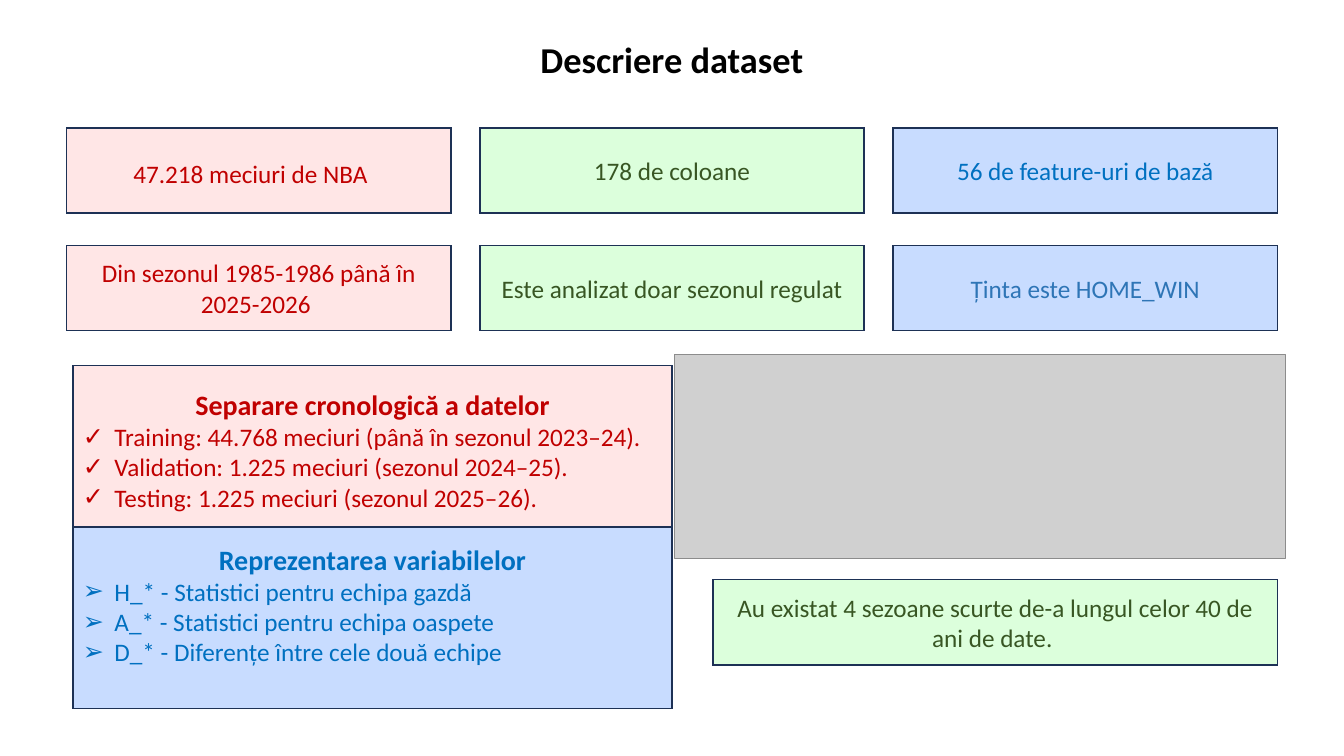
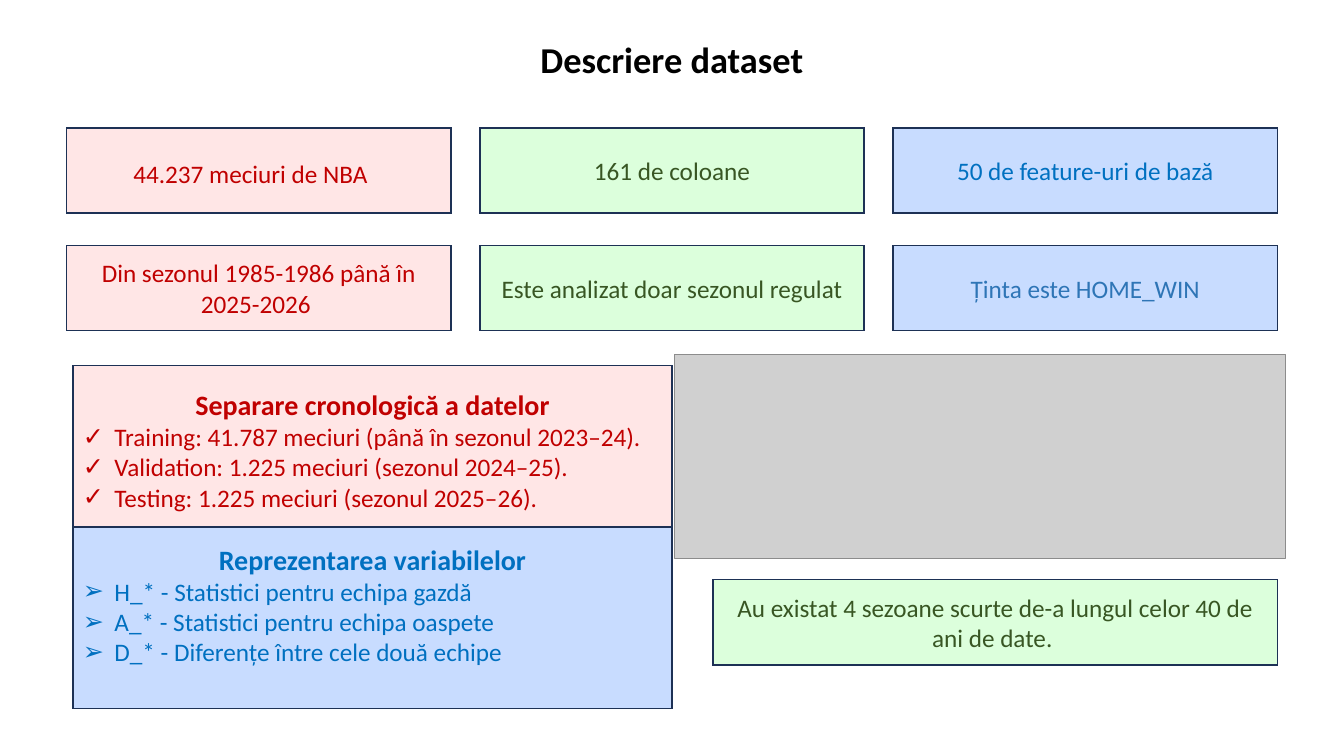
Before and after one commit to Dragos112358/Prezicere_meciuri_NBA, a slide deck: slide 4 of docs/Etapa_1/Prezentari_clasice/Prezentare_etapa_1_ro.pptx. Drawn at 1344x756 pixels with LibreOffice and Linux fonts; fonts in the diff are those of the drawing; grey boxes stand for pictures. Boxes give left, top, right and bottom in pixels: in the first picture for what was removed or moved away, otherwise in the second. Text is boxed around its words. In the diff, an @@ line names an element or a change of style, - is before the commit and + after.

```diff
--- a/docs/Etapa_1/Prezentari_clasice/Prezentare_etapa_1_ro.pptx
+++ b/docs/Etapa_1/Prezentari_clasice/Prezentare_etapa_1_ro.pptx
@@ text at <box>133,165,367,183</box>: text changed @@
-47.218 meciuri de NBA
+44.237 meciuri de NBA
@@ text in rectangle at <box>594,162,750,180</box>: text changed @@
-178 de coloane
+161 de coloane
@@ text in rectangle at <box>957,162,1213,180</box>: text changed @@
-56 de feature-uri de bază
+50 de feature-uri de bază
@@ text at <box>114,427,640,451</box>: text changed @@
-✓ Training: 44.768 meciuri (până în sezonul 2023–24).
+✓ Training: 41.787 meciuri (până în sezonul 2023–24).
```
Also in this commit, not shown: 2 other slides changed, 3 other files.
